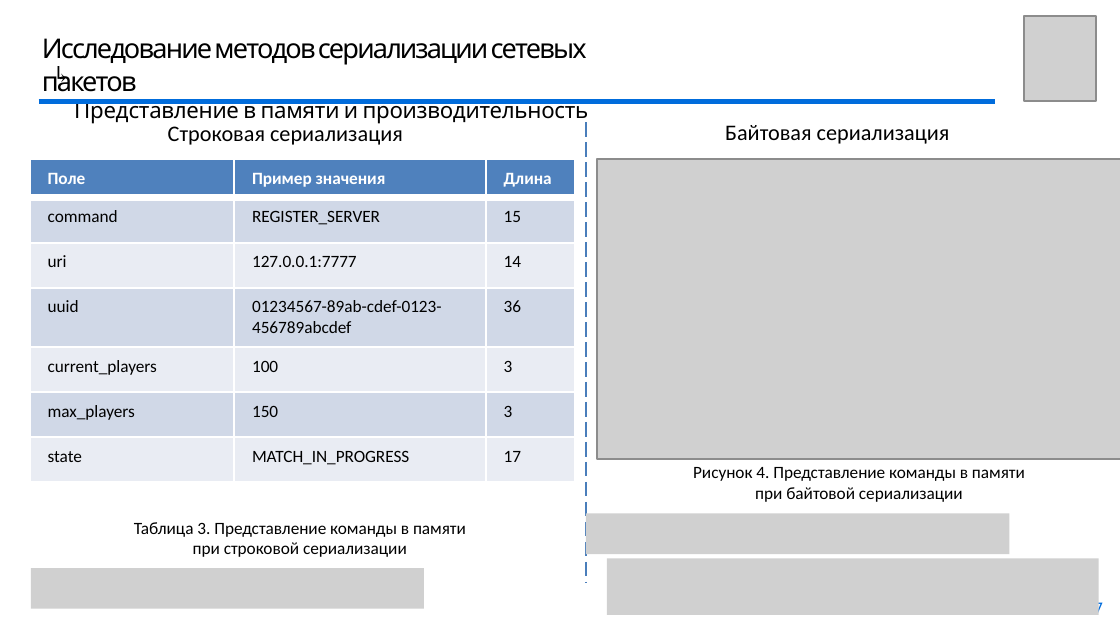
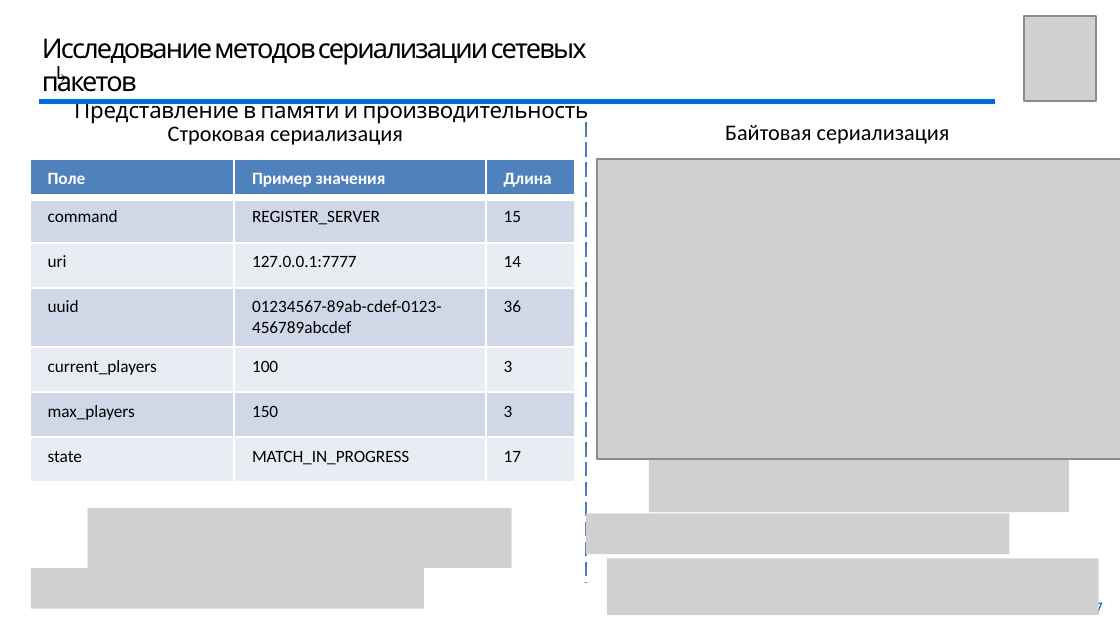
Before and after one commit to youngB0rrov/bmstu_doc, a slide deck: slide 11 of Master/Diploma/presentation/Презентация.pptx. Drawn at 1120x630 pixels with LibreOffice and Linux fonts; fonts in the diff are those of the drawing; grey boxes stand for pictures; background and template pictures are left out. Boxes give left, top, right and bottom in pixels: in the first picture for what was removed or moved away, otherwise in the second. Text is boxed around its words. In the diff, an @@ line names an element or a change of style, - is before the commit and + after.

```diff
--- a/Master/Diploma/presentation/Презентация.pptx
+++ b/Master/Diploma/presentation/Презентация.pptx
@@ picture added at <box>648,453,1069,513</box> @@
@@ text removed at <box>693,467,1025,502</box> @@
-Рисунок 4. Представление команды в памяти
-при байтовой сериализации
@@ picture added at <box>87,508,511,568</box> @@
@@ text removed at <box>134,522,466,557</box> @@
-Таблица 3. Представление команды в памяти
-при строковой сериализации
```
Also in this commit, not shown: 9 other slides changed, 6 other files.
